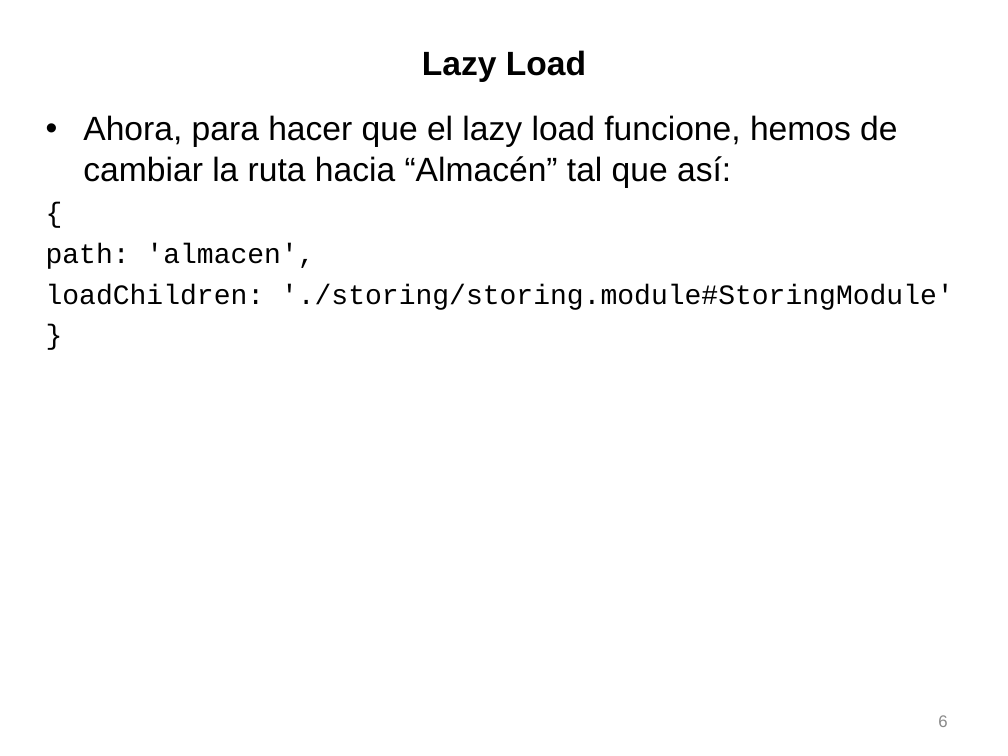
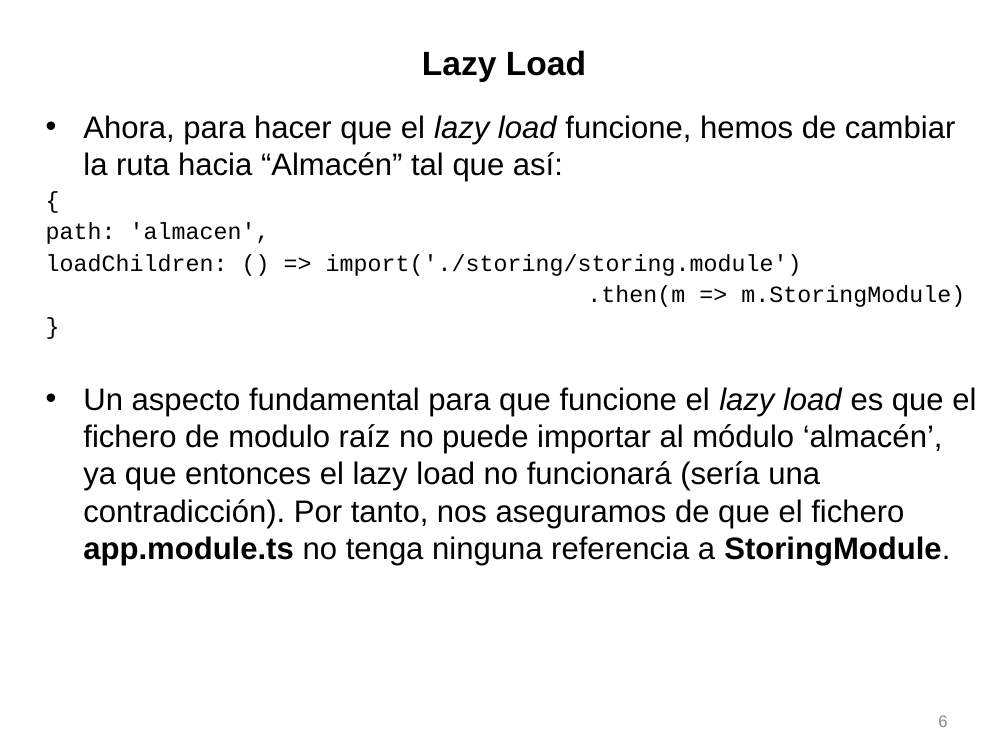
Before and after one commit to repoker/angular, a slide deck: slide 6 of materiales_curso/teoria/tema 06 - rutas y modulos/6.5-Modulos. Parte 3.ppt. Drawn at 1008x756 pixels with LibreOffice and Linux fonts; fonts in the diff are those of the drawing. Boxes give left, top, right and bottom in pixels: in the first picture for what was removed or moved away, otherwise in the second. Text is boxed around its words. In the diff, an @@ line names an element or a change of style, - is before the commit and + after.

```diff
--- a/materiales_curso/teoria/tema 06 - rutas y modulos/6.5-Modulos. Parte 3.ppt
+++ b/materiales_curso/teoria/tema 06 - rutas y modulos/6.5-Modulos. Parte 3.ppt
@@ text at [46,115,955,244]: size 24 to 22.2 pt in "Ahora, para hacer que el lazy load ..."; italic on in "lazy load"; size 20 to 16.6 pt in "{", "path: 'almacen',", "}"; line spacing 1 to 0.9 @@
@@ text at [46,254,965,307]: text changed; size 20 to 16.6 pt @@
-loadChildren: './storing/storing.module#StoringModule'
+loadChildren: () => import('./storing/storing.module')
+.then(m => m.StoringModule)
@@ text at [83,387,976,565]: paragraph added @@
+• Un aspecto fundamental para que funcione el lazy load es que el fichero de modulo raíz no puede importar al módulo ‘almacén’, ya que entonces el lazy load no funcionará (sería una contradicción). Por tanto, nos aseguramos de que el fichero app.module.ts no tenga ninguna referencia a StoringModule.
```
Also in this commit, not shown: 3 other slides changed, 2 slides added, 51 other files.
